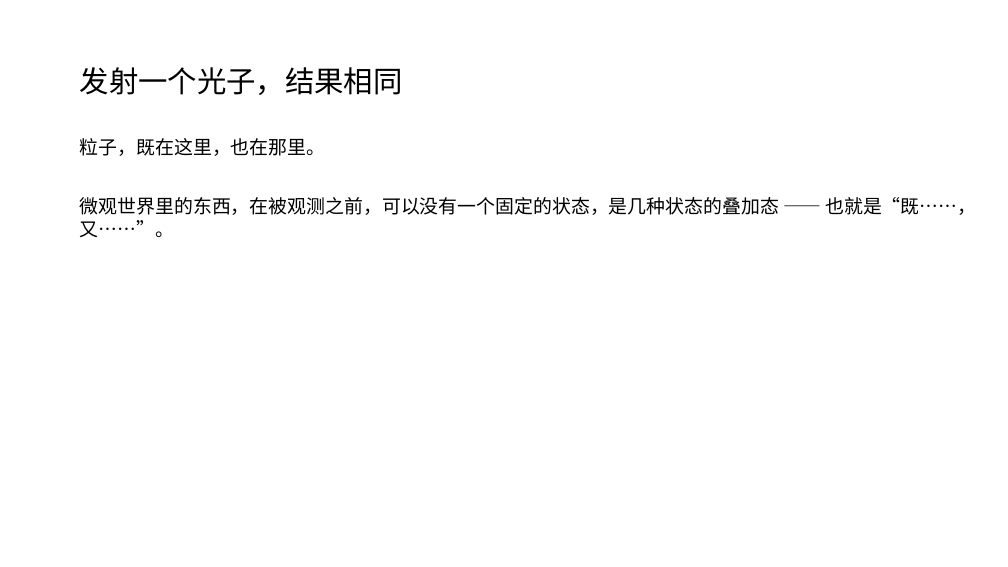
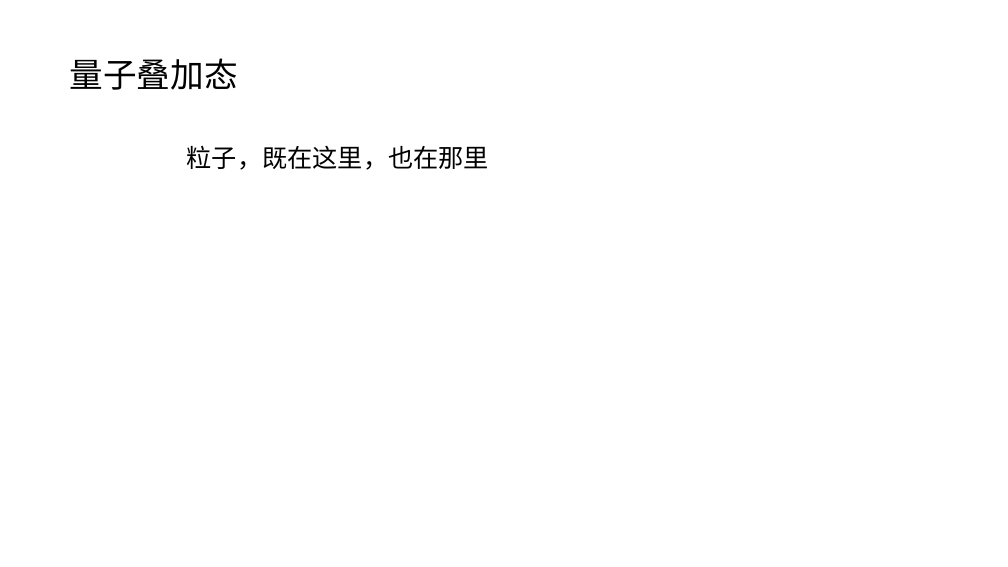
Before and after one commit to FredJiangFei/MyDocuments, a slide deck: slide 3 of 其他/薛定谔的猫/薛定谔的猫.pptx. Drawn at 1008x567 pixels with LibreOffice and Linux fonts; fonts in the diff are those of the drawing. Boxes give left, top, right and bottom in pixels: in the first picture for what was removed or moved away, otherwise in the second. Text is boxed around its words. In the diff, an @@ line names an element or a change of style, - is before the commit and + after.

```diff
--- a/其他/薛定谔的猫/薛定谔的猫.pptx
+++ b/其他/薛定谔的猫/薛定谔的猫.pptx
@@ text added at box(70, 58, 238, 90), 32 pt, text #000000 @@
+量子叠加态
@@ text removed at box(80, 67, 403, 95) @@
-发射一个光子，结果相同
@@ text at box(187, 145, 489, 170): text changed; size 18 to 24 pt @@
-粒子，既在这里，也在那里。
+粒子，既在这里，也在那里
@@ text removed at box(80, 197, 976, 237) @@
-微观世界里的东西，在被观测之前，可以没有一个固定的状态，是几种状态的叠加态 —— 也就是“既……，又……”。
```
Also in this commit, not shown: 5 other slides changed, 3 slides added, 3 slides removed, 3 other files.
